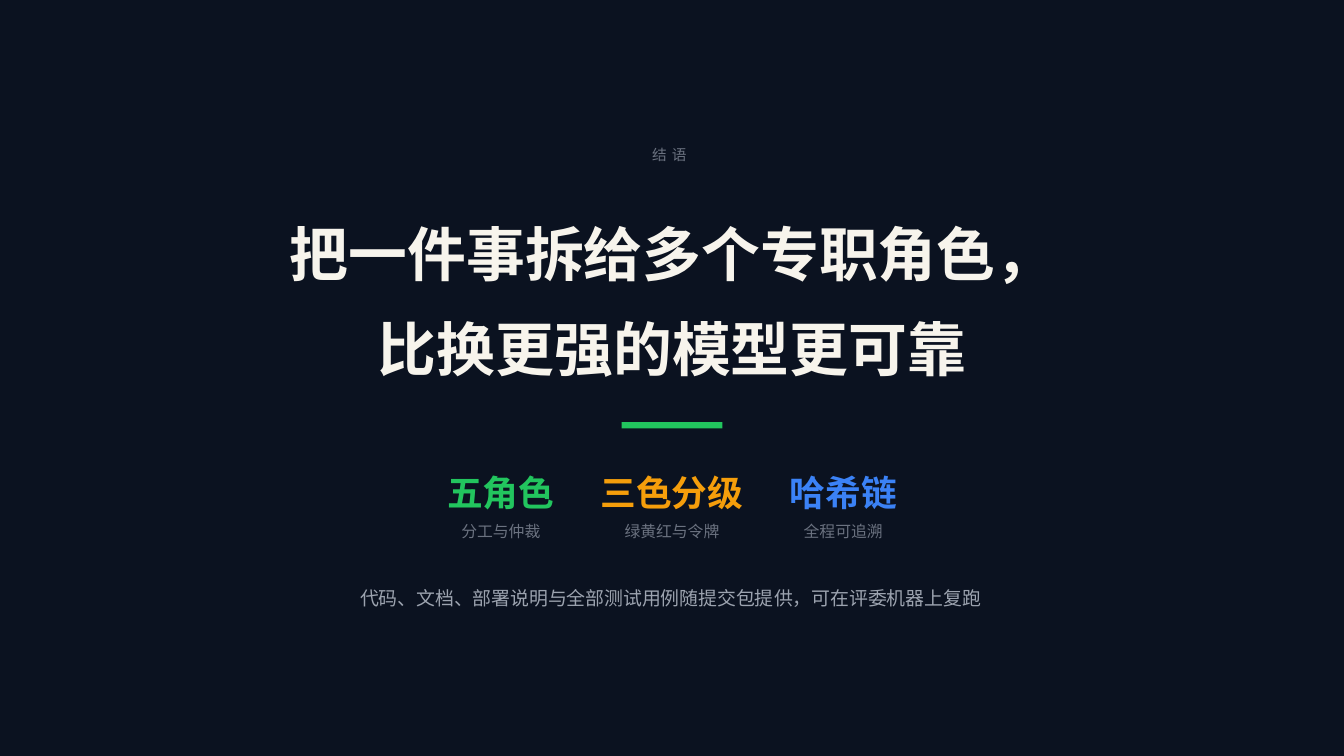
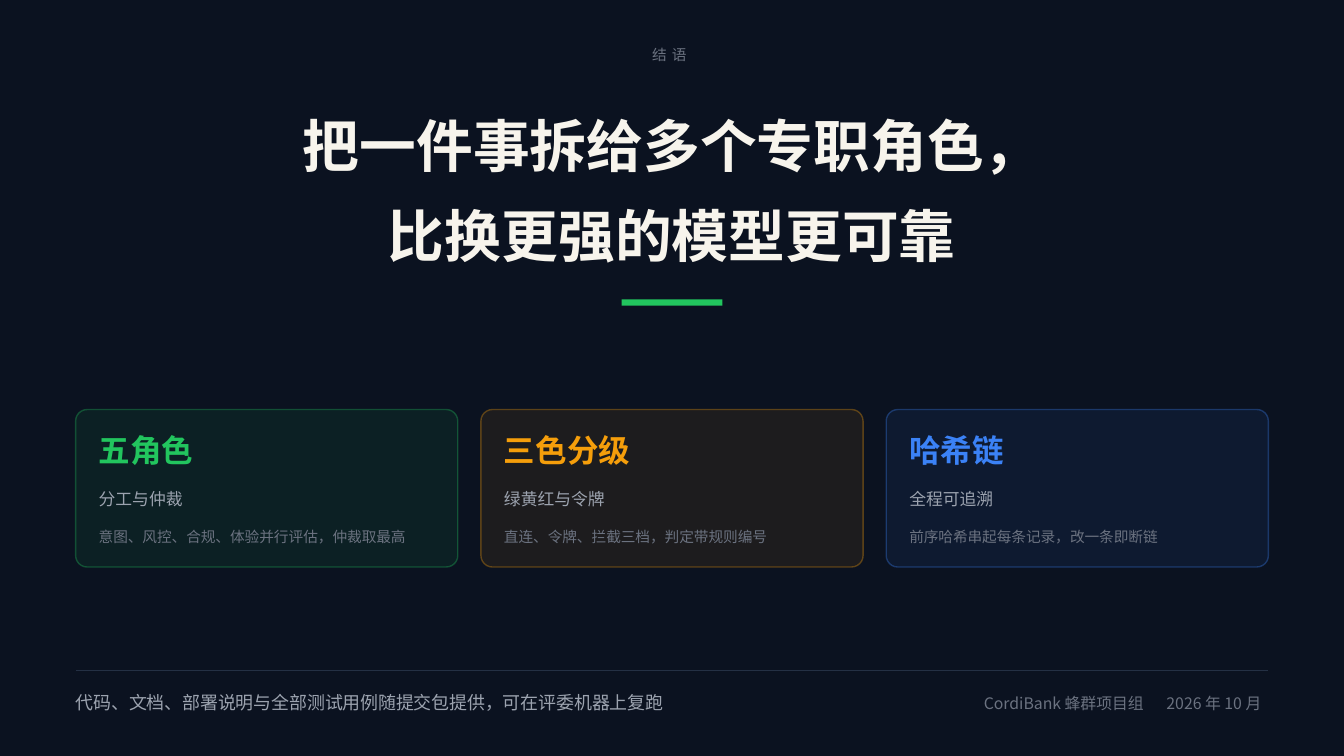
Before and after one commit to MakeBlackSheepGreat/CordiBank, a slide deck: slide 13 of ppt/面向金融的蜂群多智能体系统-答辩材料/面向金融的蜂群多智能体系统-答辩材料.pptx. Drawn at 1344x756 pixels with LibreOffice and Linux fonts; fonts in the diff are those of the drawing. Boxes give left, top, right and bottom in pixels: in the first picture for what was removed or moved away, otherwise in the second. Text is boxed around its words. In the diff, an @@ line names an element or a change of style, - is before the commit and + after.

```diff
--- a/ppt/面向金融的蜂群多智能体系统-答辩材料/面向金融的蜂群多智能体系统-答辩材料.pptx
+++ b/ppt/面向金融的蜂群多智能体系统-答辩材料/面向金融的蜂群多智能体系统-答辩材料.pptx
@@ text "结语": place and size @@
-text "结语" at (652, 148, 686, 161)
+text "结语" at (652, 48, 687, 61)
@@ text "把一件事拆给多个专职角色，": place and size @@
-text "把一件事拆给多个专职角色，" at (290, 225, 1055, 377)
+text "把一件事拆给多个专职角色，" at (303, 118, 1041, 263)
@@ text "把一件事拆给多个专职角色，" at (303, 118, 1041, 263): size 42 to 40.5 pt; line spacing 1.35 to 1.32 @@
@@ rectangle: place and size @@
-rectangle at (622, 422, 723, 429)
+rectangle at (622, 299, 723, 306)
@@ rounded rectangle added at (76, 409, 458, 567), fill #22C55E at 8% opacity, outline #22C55E 1 pt @@
@@ rounded rectangle added at (481, 409, 863, 567), fill #F59E0B at 8% opacity, outline #F59E0B 1 pt @@
@@ rounded rectangle added at (886, 409, 1268, 567), fill #3B82F6 at 8% opacity, outline #3B82F6 1 pt @@
@@ text "五角色": place and size @@
-text "五角色" at (447, 475, 554, 509)
+text "五角色" at (99, 435, 194, 465)
@@ text "三色分级": place and size @@
-text "三色分级" at (600, 475, 743, 509)
+text "三色分级" at (504, 435, 630, 465)
@@ size 25.5 to 22.5 pt, font DejaVu Sans Mono to Courier New; alignment centre to left in 3 elements at (504, 435, 630, 465), (99, 435, 194, 465), (909, 435, 1004, 465) @@
@@ text "哈希链": place and size @@
-text "哈希链" at (789, 475, 896, 510)
+text "哈希链" at (909, 435, 1004, 465)
@@ text "分工与仲裁": place and size @@
-text "分工与仲裁" at (461, 524, 540, 538)
+text "分工与仲裁" at (99, 491, 183, 507)
@@ text "绿黄红与令牌": place and size @@
-text "绿黄红与令牌" at (625, 524, 720, 538)
+text "绿黄红与令牌" at (504, 491, 605, 507)
@@ size 11.2 to 12 pt, text colour #6B7280 to #9CA3AF; alignment centre to left; line spacing 1 to 1.6 in 3 elements at (504, 491, 605, 507), (99, 491, 183, 507), (909, 491, 993, 507) @@
@@ text "全程可追溯": place and size @@
-text "全程可追溯" at (804, 524, 883, 538)
+text "全程可追溯" at (909, 491, 993, 507)
@@ text added at (99, 530, 406, 543), 10.5 pt, text #6B7280 @@
+意图、风控、合规、体验并行评估，仲裁取最高
@@ text added at (504, 530, 767, 543), 10.5 pt, text #6B7280 @@
+直连、令牌、拦截三档，判定带规则编号
@@ text added at (909, 530, 1157, 543), 10.5 pt, text #6B7280 @@
+前序哈希串起每条记录，改一条即断链
@@ freeform shape added at (76, 670, 1268, 716), fill #243044 @@
@@ text "代码、文档、部署说明与全部测试用例随提交包提供，可在评委机器上复跑": place and size @@
-text "代码、文档、部署说明与全部测试用例随提交包提供，可在评委机器上复跑" at (360, 589, 981, 607)
+text "代码、文档、部署说明与全部测试用例随提交包提供，可在评委机器上复跑" at (76, 694, 664, 711)
@@ text "代码、文档、部署说明与全部测试用例随提交包提供，可在评委机器上复跑" at (76, 694, 664, 711): size 13.5 to 12.8 pt @@
@@ text added at (984, 696, 1144, 710), 11.2 pt, text #6B7280 @@
+CordiBank 蜂群项目组
@@ text added at (1166, 696, 1262, 710), 11.2 pt, text #6B7280 @@
+2026 年 10 月
```
Also in this commit, not shown: 7 other slides changed, 31 other files.
